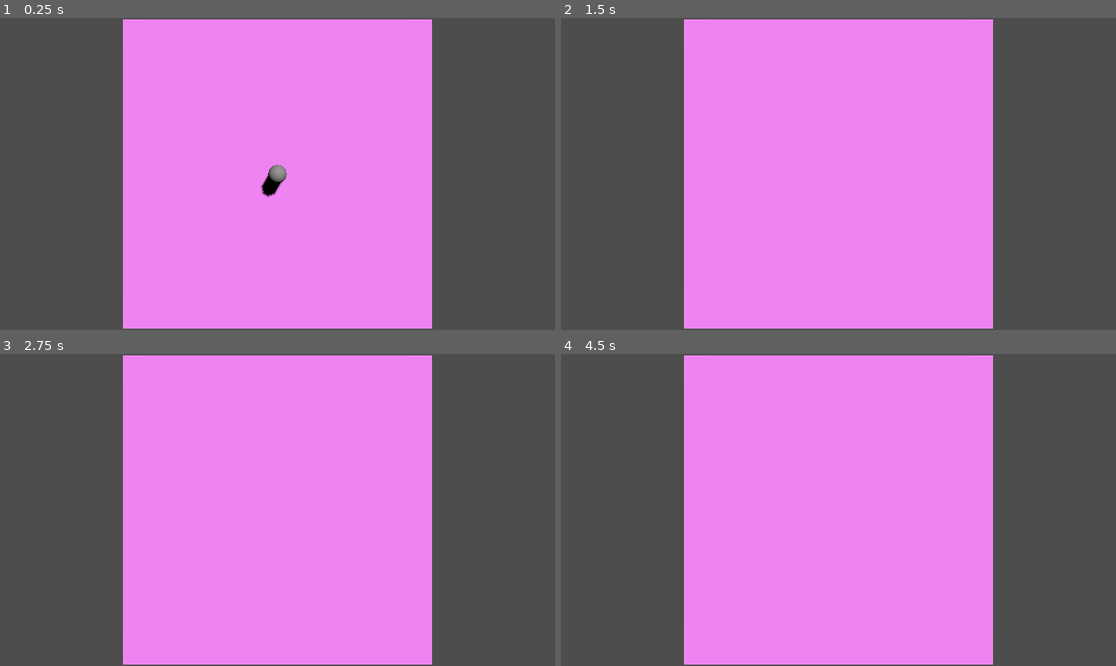
Above: before the commit, frames 1-4 (two rows, left to right).
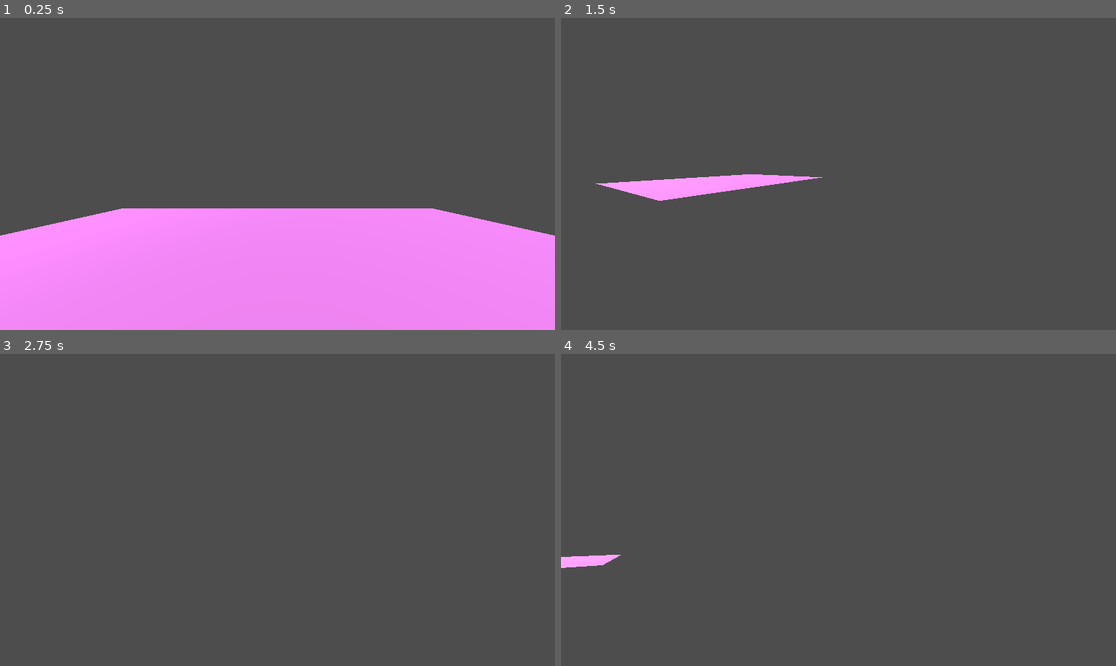
Above: after the commit, the same moments.

Repository: toksssss/Thermite-Pathogen
Game: Godot game, scene res://assets/main/main.tscn
Same seed, same stepped clock (60 frames per second), same inputs: the game is played once before the commit and once after it.
Inputs (mouse positions are in pixels of both pictures, inside the frame that each line leads up to):
- Up to frame 1 (0.25 s): no input
- Up to frame 2 (1.5 s): move the mouse to (960, 158) at 0.52 s; hold D (walk_right) 0.53-1.28 s; tap Space (jump) at 0.77 s; move the mouse to (727, 189) at 1.27 s; hold S (walk_down) from 1.28 s (still down)
- Up to frame 3 (2.75 s): tap Space (jump) at 1.52 s; move the mouse to (333, 441) at 2.02 s; release S (walk_down) at 2.03 s; hold D (walk_right) from 2.03 s (still down)
- Up to frame 4 (4.5 s): tap Enter at 2.75 s; move the mouse to (810, 572) at 2.77 s; release D (walk_right) at 2.78 s; hold W (walk_up) 2.78-3.53 s; tap Space (jump) at 3.02, 3.77, 4.25 s; move the mouse to (1005, 556) at 3.52 s; hold A (walk_left) from 3.53 s (still down); move the mouse to (672, 463) at 4.27 s

The runs differ from the first frame. In frame 1, 49% of the frame differs, in the area x 0-100%, y 0-100%; in frame 2, 55%; in frame 3, 55%; in frame 4, 56%, in the area x 0-78%, y 0-100%.

Commit message:
Add first person camera

Diff:
--- a/assets/main/main.tscn
+++ b/assets/main/main.tscn
@@ -25,8 +25,5 @@
 [node name="CollisionShape3D" type="CollisionShape3D" parent="StaticBody3D" unique_id=1430992356]
 shape = SubResource("WorldBoundaryShape3D_xch4i")
 
-[node name="Camera3D" type="Camera3D" parent="." unique_id=66255184]
-transform = Transform3D(1, 0, 0, 0, -4.371139e-08, 1, 0, -1, -4.371139e-08, 0, 13.166, 0)
-
 [node name="CharacterBody3D" parent="." unique_id=1034354759 instance=ExtResource("1_xch4i")]
 transform = Transform3D(1, 0, 0, 0, 1, 0, 0, 0, 1, 0, 1.7950201, 0)
--- a/assets/player/player.tscn
+++ b/assets/player/player.tscn
@@ -9,13 +9,15 @@
 [ext_resource type="Script" uid="uid://dwn0vjoyqbpfc" path="res://src/moves/walk.gd" id="4_tb4ck"]
 [ext_resource type="Script" uid="uid://d0qqpdubytpkw" path="res://src/moves/jump.gd" id="5_kwvpd"]
 [ext_resource type="Script" uid="uid://baate7hm6jw5i" path="res://src/moves/falling.gd" id="8_op4fd"]
+[ext_resource type="Script" uid="uid://dp4rvfvl08oiv" path="res://src/camera.gd" id="10_m2mll"]
 
 [sub_resource type="CapsuleShape3D" id="CapsuleShape3D_j84mu"]
 
-[node name="Player" type="CharacterBody3D" unique_id=1034354759 node_paths=PackedStringArray("input_gatherer", "model")]
+[node name="Player" type="CharacterBody3D" unique_id=1034354759 node_paths=PackedStringArray("input_gatherer", "model", "head")]
 script = ExtResource("1_d6veg")
 input_gatherer = NodePath("Input")
 model = NodePath("Model")
+head = NodePath("Head")
 
 [node name="Visuals" parent="." unique_id=314601792 instance=ExtResource("2_tb4ck")]
 script = ExtResource("3_kwvpd")
@@ -49,3 +51,15 @@
 
 [node name="Input" type="Node" parent="." unique_id=1637412369]
 script = ExtResource("2_h6syq")
+
+[node name="Head" type="Node3D" parent="." unique_id=1393603650]
+transform = Transform3D(1, 0, 0, 0, 1, 0, 0, 0, 1, 0, 0.752, 0)
+
+[node name="CameraMount" type="Marker3D" parent="Head" unique_id=1377328552 node_paths=PackedStringArray("player", "head")]
+gizmo_extents = 0.51
+script = ExtResource("10_m2mll")
+player = NodePath("../..")
+head = NodePath("..")
+
+[node name="Camera3D" type="Camera3D" parent="Head/CameraMount" unique_id=1680930214]
+fov = 90.0
--- /dev/null
+++ b/src/camera.gd
@@ -0,0 +1,26 @@
+extends Marker3D
+
+@export var player : Player
+@export var head : Node3D
+
+@export_category("Settings")
+@export var sensetivity : float = 2.0
+
+var actual_rotation : Vector3 = Vector3.ZERO
+
+func _ready() -> void:
+	actual_rotation.y = player.rotation.y
+	Input.mouse_mode = Input.MOUSE_MODE_CAPTURED
+
+func _unhandled_input(event: InputEvent) -> void:
+	if event is InputEventMouseMotion:
+		rotate_head(event.screen_relative)
+
+func rotate_head(mouse_axis: Vector2) -> void:
+	# Horizontal look
+	actual_rotation.y -= mouse_axis.x * (sensetivity / 1000)
+	# Vertical look
+	actual_rotation.x = clamp(actual_rotation.x - mouse_axis.y * (sensetivity / 1000), -90, 90)
+
+	player.rotation.y = actual_rotation.y
+	head.rotation.x = actual_rotation.x
--- a/src/moves/walk.gd
+++ b/src/moves/walk.gd
@@ -18,7 +18,7 @@
 func velocity_by_input(input: InputPackage, delta: float) -> Vector3:
 	var new_velocity = player.velocity
 
-	var direction : Vector3 = (Vector3(input.input_direction.x, 0, input.input_direction.y)).normalized()
+	var direction : Vector3 = (player.head.global_transform.basis * Vector3(input.input_direction.x, 0, input.input_direction.y)).normalized()
 
 	new_velocity.x = direction.x * walk_speed
 	new_velocity.z = direction.z * walk_speed
--- a/src/player.gd
+++ b/src/player.gd
@@ -3,6 +3,7 @@
 
 @export var input_gatherer : InputGatherer
 @export var model : PlayerModel
+@export var head : Node3D
 
 func _physics_process(delta: float) -> void:
 	var input : InputPackage = input_gatherer.gather_input()
Not shown, added: src/camera.gd.uid
